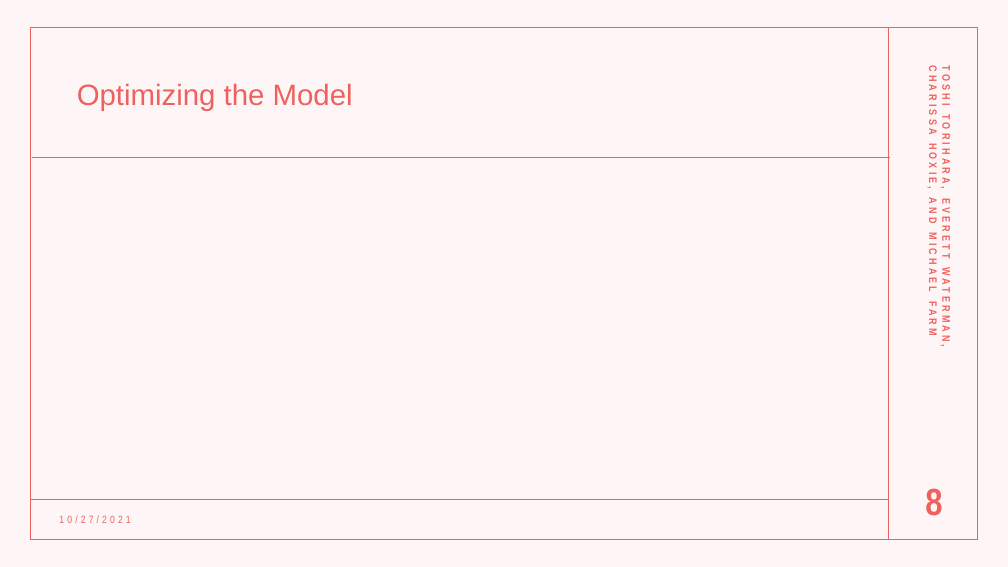
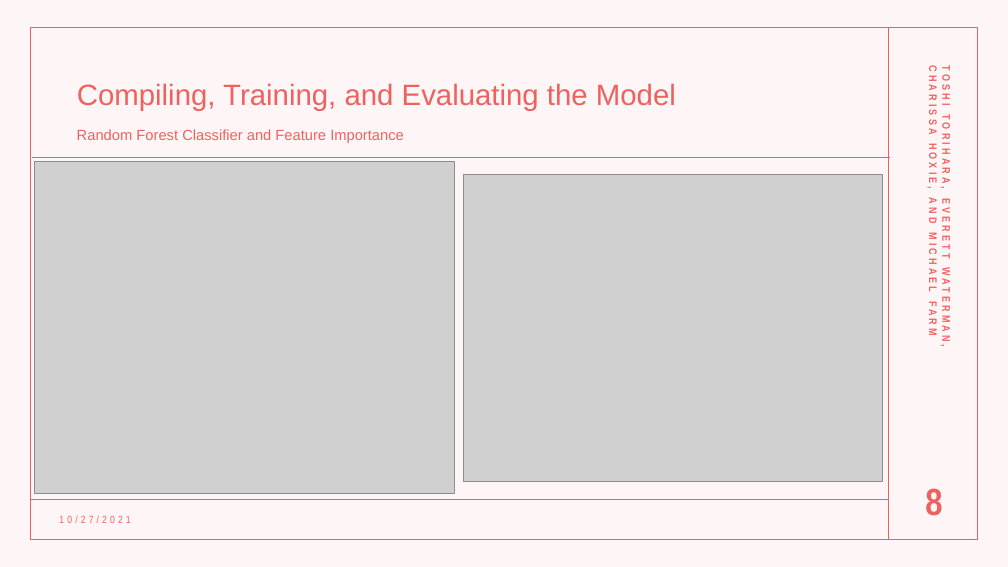
Before and after one commit to toshitorihara/Project4, a slide deck: slide 8 of mfarm/Project-4.pptx. Drawn at 1008x567 pixels with LibreOffice and Linux fonts; fonts in the diff are those of the drawing; grey boxes stand for pictures. Boxes give left, top, right and bottom in pixels: in the first picture for what was removed or moved away, otherwise in the second. Text is boxed around its words. In the diff, an @@ line names an element or a change of style, - is before the commit and + after.

```diff
--- a/mfarm/Project-4.pptx
+++ b/mfarm/Project-4.pptx
@@ title at (77,83,676,111): text changed @@
-Optimizing the Model
+Compiling, Training, and Evaluating the Model
@@ text added at (77,129,404,143), 14 pt, text #ED625F @@
+Random Forest Classifier and Feature Importance
@@ picture added at (35,162,454,494) @@
@@ picture added at (464,174,883,482) @@
```
Also in this commit, not shown: 3 other slides changed.
